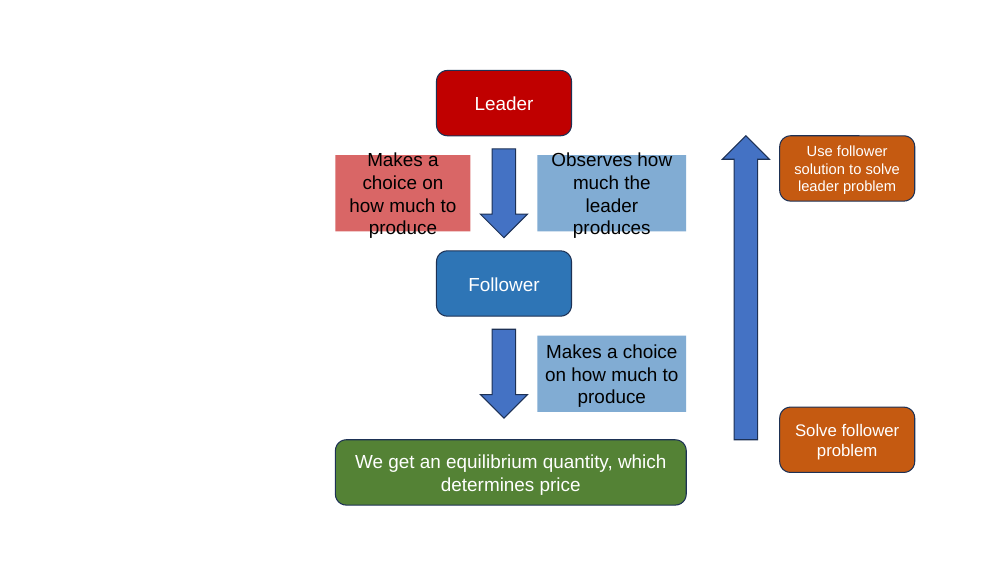
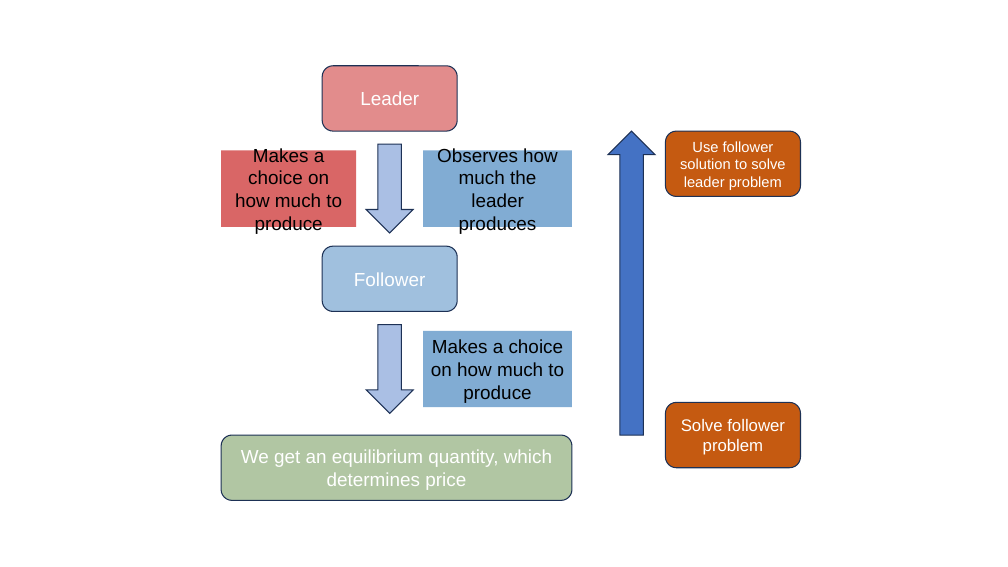
Before and after one commit to jrojas1003/EC-311, a slide deck: slide 77 of Slides/graph-maker.pptx. Drawn at 1008x567 pixels with LibreOffice and Linux fonts; fonts in the diff are those of the drawing. Boxes give left, top, right and bottom in pixels: in the first picture for what was removed or moved away, otherwise in the second. Text is boxed around its words. In the diff, an @@ line names an element or a change of style, - is before the commit and + after.

Commit message:
added backward induction graphic

```diff
--- a/Slides/graph-maker.pptx
+++ b/Slides/graph-maker.pptx
@@ rounded rectangle "Leader" at <box>322,66,457,131</box>: fill #C00000 to #C00000 at 45% opacity @@
@@ down arrow at <box>366,144,413,233</box>: fill #4472C4 to #4472C4 at 45% opacity @@
@@ rounded rectangle "Follower" at <box>322,247,457,312</box>: fill #2E75B6 to #2E75B6 at 45% opacity @@
@@ 5 rounded rectangles, 3 rectangles, 2 down arrows, 1 up arrow: place and size @@
-5 rounded rectangles, 3 rectangles, 2 down arrows, 1 up arrow at <box>336,70,915,505</box>
+5 rounded rectangles, 3 rectangles, 2 down arrows, 1 up arrow at <box>222,66,801,500</box>
@@ down arrow at <box>366,324,413,413</box>: fill #4472C4 to #4472C4 at 45% opacity @@
@@ rounded rectangle "We get an equilibrium quantity, ..." at <box>222,435,572,500</box>: fill #548235 to #548235 at 45% opacity @@
```
